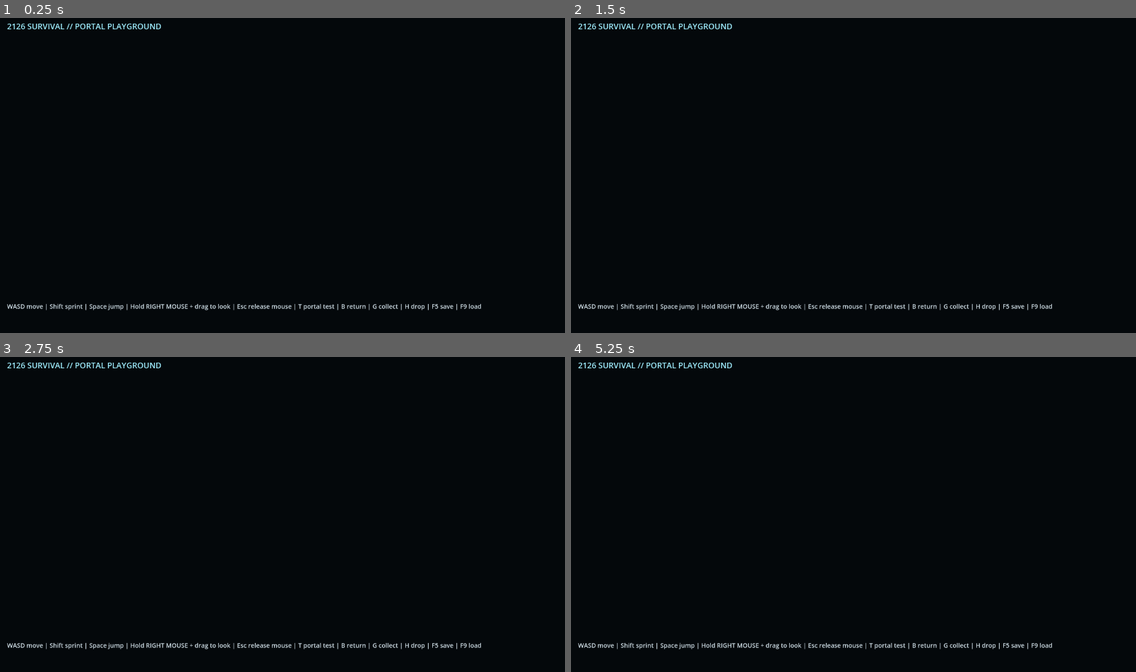
Above: before the commit, frames 1-4 (two rows, left to right).
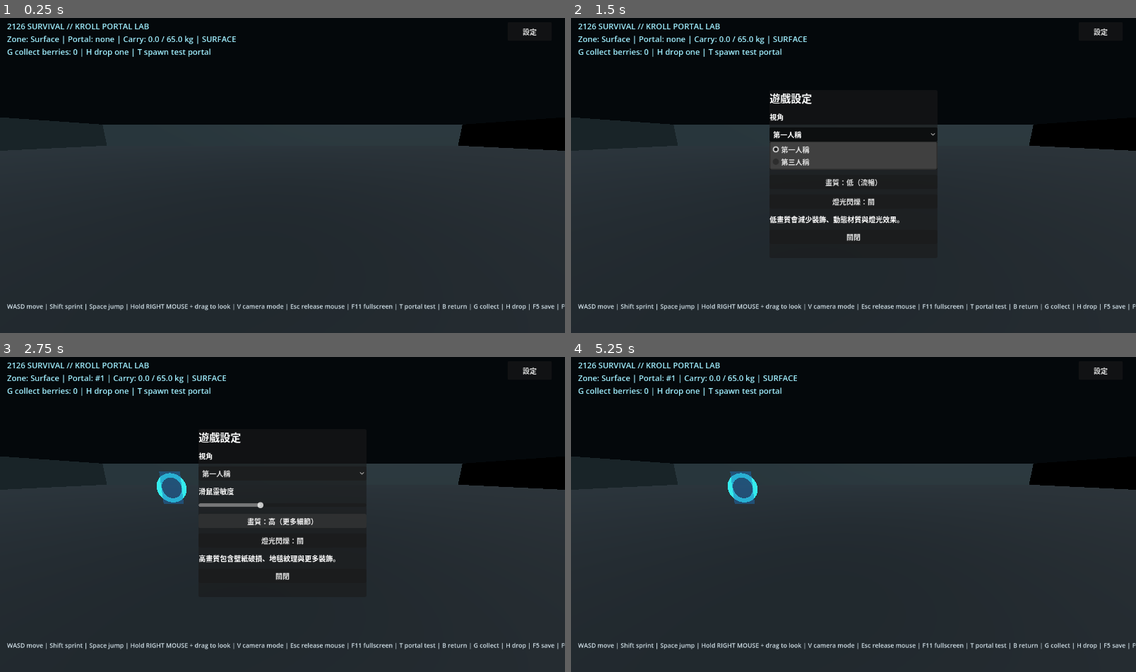
Above: after the commit, the same moments.

Repository: qaqp980520-prog/2126-Survival
Game: Godot game, scene res://prototypes/BackroomsPortalPlayground.tscn
Two runs of this game, one before a commit and one after it. Both use one fixed random seed, a clock stepped at 60 frames per second and the inputs below.
Inputs (mouse positions are in pixels of both pictures, inside the frame that each line leads up to):
- Up to frame 1 (0.25 s): no input
- Up to frame 2 (1.5 s): click (1102, 30) at 0.5 s, where only the run after the commit has a clickable "設定"; click (853, 134) at 1.25 s, where only the run after the commit has a clickable "第一人稱"
- Up to frame 3 (2.75 s): click (282, 520) at 2 s, where only the run after the commit has a clickable "畫質：低（流暢）"
- Up to frame 4 (5.25 s): click (853, 520) at 2.75 s, where only the run after the commit has a clickable "畫質：高（更多細節）"; click (853, 539) at 3.5 s, where only the run after the commit has a clickable "燈光閃爍：關"; click (853, 539) at 4.25 s, where only the run after the commit has a clickable "燈光閃爍：開"; click (853, 574) at 5 s, where only the run after the commit has a clickable "關閉"

The runs differ from the first frame. In frame 1, 65% of the frame differs, in the area x 0-100%, y 1-100%; in frame 2, 60%; in frame 3, 61%; in frame 4, 65%.
Error before the commit: Parse Error: Cannot infer the type of "cell_parent" variable because the value doesn't have a set type. (res://prototypes/BackroomsPortalPlayground.gd:181)

Commit message:
Run 11: fix explicit Node typing in settings maze rebuild

Diff:
--- a/prototypes/BackroomsPortalPlayground.gd
+++ b/prototypes/BackroomsPortalPlayground.gd
@@ -176,9 +176,10 @@
 
 func _rebuild_maze_for_settings() -> void:
     if in_backrooms and backrooms_room != null and is_instance_valid(backrooms_room):
-        for cell_node in _loaded_cells.values():
-            if is_instance_valid(cell_node):
-                var cell_parent := cell_node.get_parent()
+        for cell_value in _loaded_cells.values():
+            var cell_node := cell_value as Node
+            if cell_node != null and is_instance_valid(cell_node):
+                var cell_parent: Node = cell_node.get_parent()
                 if cell_parent != null:
                     cell_parent.remove_child(cell_node)
                 cell_node.queue_free()
